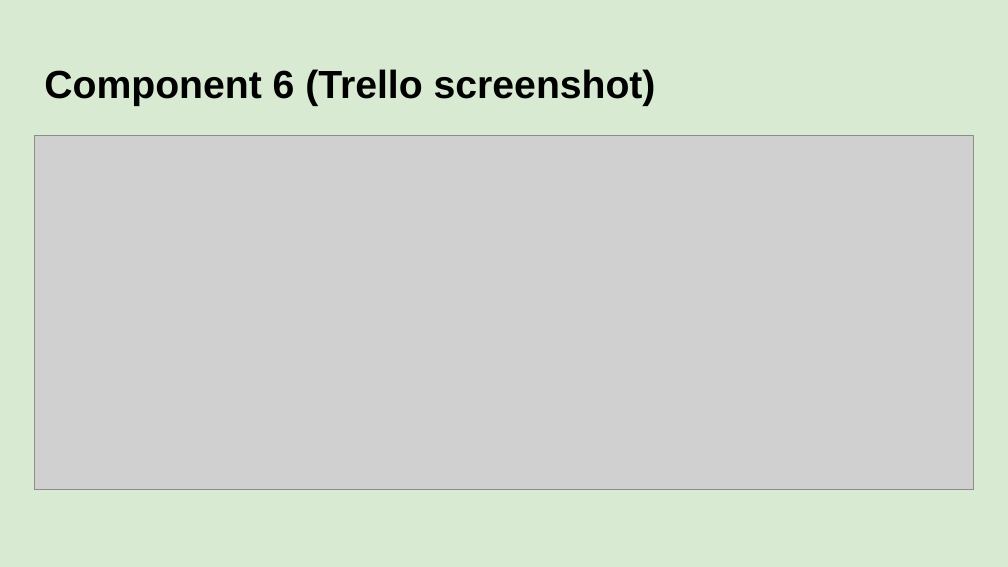
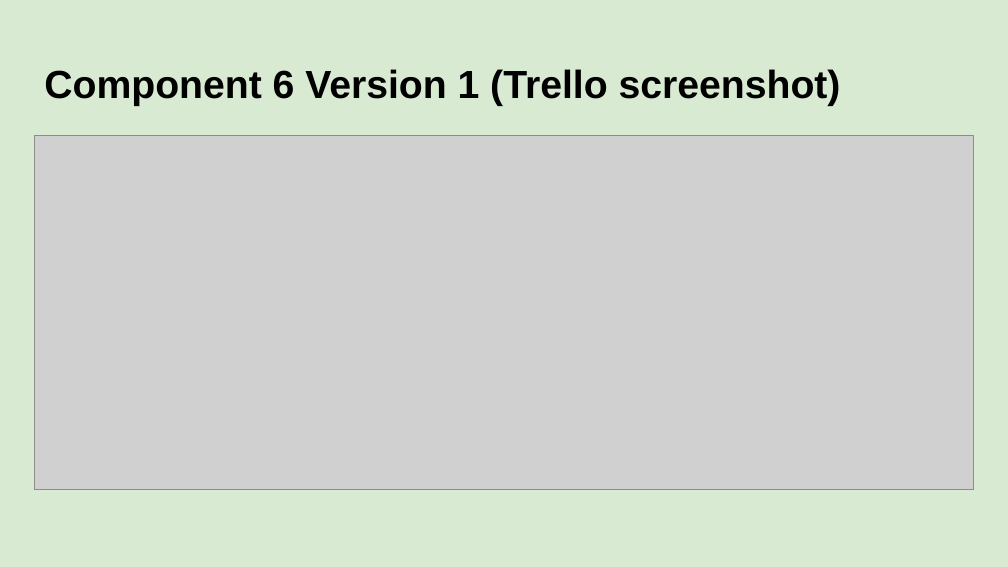
Before and after one commit to danettp/ds_nuts_bot, a slide deck: slide 48 of Danett Pepito - 000_91896 _ 91897 Documentation - 2150400 (Git).pptx. Drawn at 1008x567 pixels with LibreOffice and Linux fonts; fonts in the diff are those of the drawing; grey boxes stand for pictures; background and template pictures are left out. Boxes give left, top, right and bottom in pixels: in the first picture for what was removed or moved away, otherwise in the second. Text is boxed around its words. In the diff, an @@ line names an element or a change of style, - is before the commit and + after.

```diff
--- a/Danett Pepito - 000_91896 _ 91897 Documentation - 2150400 (Git).pptx
+++ b/Danett Pepito - 000_91896 _ 91897 Documentation - 2150400 (Git).pptx
@@ title at <box>44,69,841,106</box>: text changed @@
-Component 6 (Trello screenshot)
+Component 6 Version 1 (Trello screenshot)
```
Also in this commit, not shown: 1 other slide changed, 5 slides added, 1 slide removed, 1 other file.
